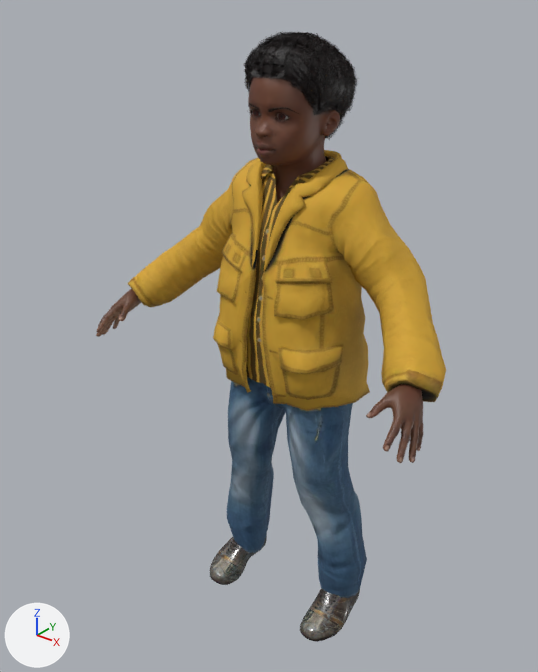
One commit to the glTF model models/makehuman/Biped/p02.glb: the scene before it, then after it.
Both versions are drawn from a camera (50 mm lens) standing at (0.701, -0.966, 1.13) and looking at (-0.027, -0.056, 0.566). Every picture has the same lights, and +X, +Y and +Z are marked at lower left. The picture after the commit comes second.

Names of what the first picture shows: 'p02.afro01', 'p02.body', 'p02.male_casualsuit05', 'p02.shoes02' and 2 more.
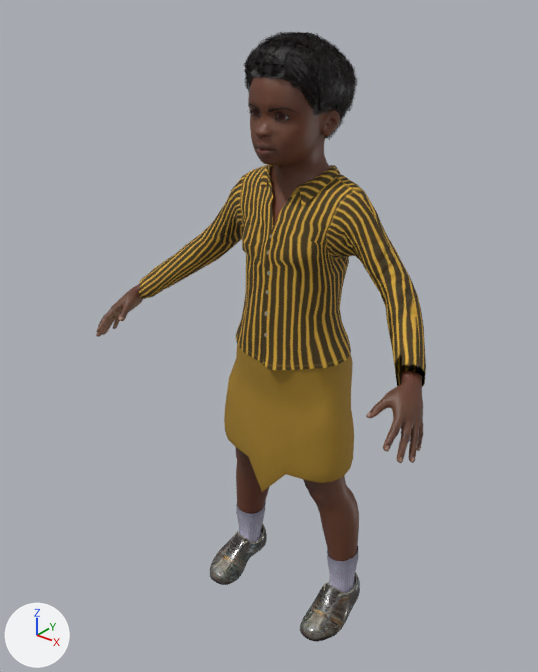
What the commit changed:
Picture 'female_elegantsuit01_diffuse.png-p02' (img_female_elegantsuit01_diffuse_png_p02) is new.
Picture 'female_elegantsuit01_normal' (img_female_elegantsuit01_normal) is new.
Material 'p02.female_elegantsuit01' (mat_p02_female_elegantsuit01) is new.
Uses the picture img_female_elegantsuit01_diffuse_png_p02.
Uses the picture img_female_elegantsuit01_normal.
Mesh me_female_elegantsuit01 is new.
It has 1269 vertices, 2359 faces and spans x -0.297..0.294, y -0.136..0.076, z 0.278..0.863.
It uses material mat_p02_female_elegantsuit01.
Object 'p02.male_casualsuit05' (ob_p02_male_casualsuit05) is deleted.
Object 'p02.female_elegantsuit01' (ob_p02_female_elegantsuit01) is new; it shows me_female_elegantsuit01.
Its location is (0.0, 0.0, 0.0).

Pixel boxes [x1, y1, x2, y2] of what changed, in the pictures (538 x 672 px):
'p02.male_casualsuit05', deleted
    before: [128, 150, 446, 598]
'p02.female_elegantsuit01', added (brown)
    after: [139, 164, 426, 492]
